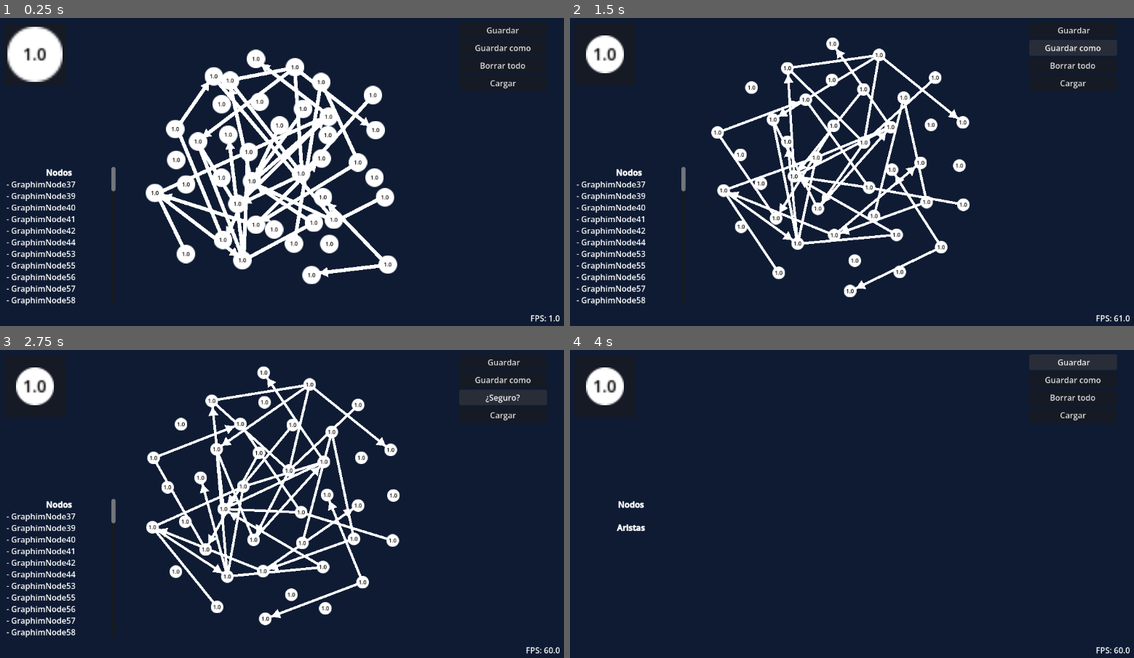
Above: before the commit, frames 1-4 (two rows, left to right).
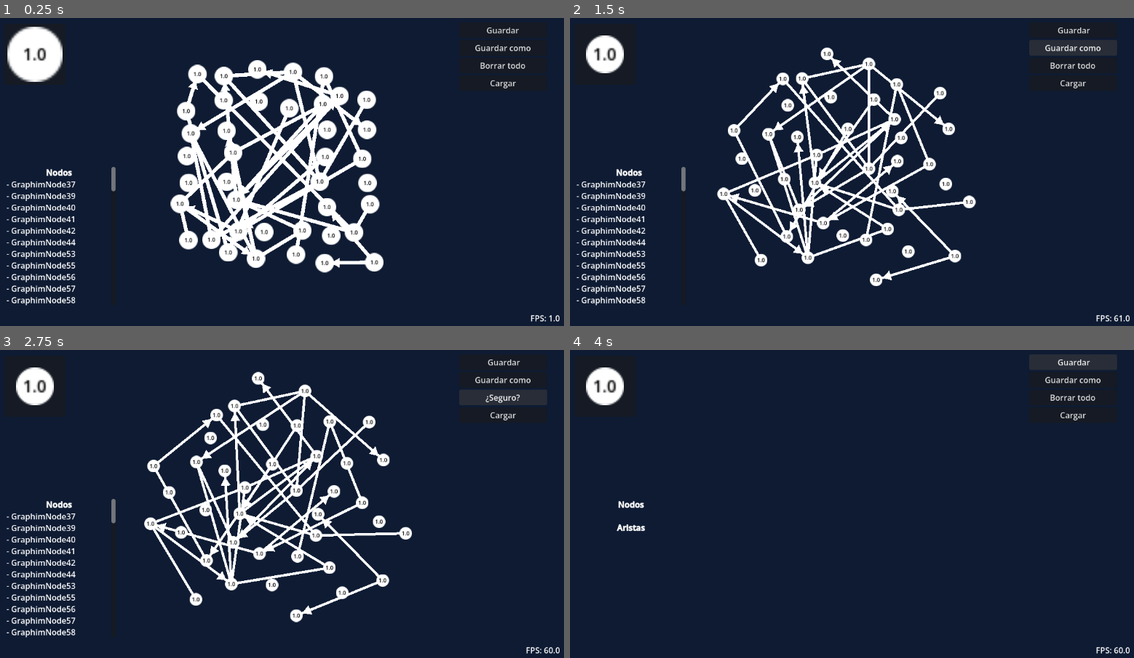
Above: after the commit, the same moments.

Repository: Andresit1524/graphim
Game: Godot game, scene res://test/world.tscn
The game is run twice, just before and just after one commit, with the same random seed, the same clock (stepped at 60 frames per second) and the same inputs.
Inputs:
- Up to frame 1 (0.25 s): no input
- Up to frame 2 (1.5 s): click "Guardar" at 0.5 s; click "Guardar como" at 1.25 s
- Up to frame 3 (2.75 s): click "Borrar todo" at 2 s
- Up to frame 4 (4 s): click "¿Seguro?" at 2.75 s; click "(*) Guardar" at 3.5 s

The runs differ from the first frame. In frame 1, 13% of the frame differs, in the area x 25-71%, y 10-87%; in frame 2, 12%; in frame 3, 12%; in frame 4, nothing differs.

Commit message:
Refactor y optimización en físicas

Diff:
--- a/assets/graph_edge/graphim_edge.gd
+++ b/assets/graph_edge/graphim_edge.gd
@@ -15,10 +15,6 @@
 		if not is_node_ready(): await ready
 		arrowhead_size = value
 		if value: queue_redraw()
-## Longitud de la arista
-@export var length: float = 200.0
-## Fuerza de Hooke para los nodos que conecta
-@export var hooke_force: float = 50
 
 
 @onready var curve: Line2D = $Curve
@@ -53,9 +49,6 @@
 
 	# Omite el procesamiento si no hubo movimiento significativo
 	if not data.has_significant_movement(last_start_global, last_end_global): return
-
-	# Aplica las fuerzas físicas de atracción
-	_apply_hooke(_delta)
 
 	last_start_global = start_global
 	last_end_global = end_global
@@ -160,21 +153,6 @@
 #endregion
 
 
-#region Físicas
-
-
-## Atrae a los nodos que conecta usando la ley de hooke
-func _apply_hooke(_delta: float) -> void:
-	var distance := (data.end_node.global_position - data.start_node.global_position)
-	var force := (distance.normalized() * length - distance) * hooke_force
-
-	data.end_node.hooke_force += force / 2
-	data.start_node.hooke_force -= force / 2
-
-
-#endregion
-
-
 #region Setters y getters
 
 
--- a/assets/graph_node/graphim_node.gd
+++ b/assets/graph_node/graphim_node.gd
@@ -1,16 +1,5 @@
 ## Nodo de grafo con comportamientos de arrastre
 class_name GraphimNode extends DraggableObject
-
-
-const GRAVITY_MIN_RADIUS_SQUARED := 2000
-
-
-## Fuerza de repulsión
-@export var repulsion_force: float = 4e6
-## Fuerza de repulsión al centro
-@export var center_repulsion: float = 0.05
-## Fricción del movimiento
-@export var damping: float = 0.2
 
 
 @onready var data: NodeData = $Data
@@ -27,8 +16,8 @@
 		disabled = value
 		_disable(value)
 
-## Fuerza de la arista por la ley de Hooke
-var hooke_force: Vector2
+## Fuerza aplicada sobre el nodo
+var force: Vector2
 
 
 func _ready() -> void:
@@ -44,8 +33,7 @@
 func _physics_process(delta: float) -> void:
 	var current_pos := global_position
 
-	# Aplica la fuerza sobre si mísmo y actualiza la posición
-	_apply_repulsion(delta)
+	# Actualiza la última posición
 	last_global_pos = current_pos
 
 	# Necesario para que funcione el arrastre con el mouse
@@ -134,24 +122,9 @@
 	last_global_pos = global_position
 
 
-## Aplica las fuerzas sobre el objeto
-func _apply_repulsion(delta: float) -> void:
+## Aplica las fuerzas sobre el objeto dada la fricción a usar. Se usa desde afuera
+func apply_forces(delta: float, damping: float) -> void:
 	if disabled: return
-
-	var nodes := get_tree().get_nodes_in_group(&"nodes")
-	var force := Vector2.ZERO
-
-	# Calculamos la sumatoria de cada repulsión de los otros nodos
-	for node: GraphimNode in nodes:
-		if node == self: continue
-		force += _coulomb(node.global_position)
-
-	# Aplicamos la fuerza de gravedad al centro
-	force += _apply_inverse_gravity()
-	force += hooke_force
-
-	# Limpiamos la fuerza para la siguiente iteración de las aristas
-	hooke_force = Vector2.ZERO
 
 	# Aplica Verlet con fricción sobre la velocidad (el desplazamiento)
 	var inertia := (global_position - last_global_pos) * (1.0 - damping)
@@ -159,22 +132,6 @@
 
 	# Usamos el motor de Godot para mover y detenernos si hay colisión
 	move_and_collide(displacement)
-
-
-## Aplica la gravedad a la inversa, empujando hacia el centro del mundo 2D
-func _apply_inverse_gravity() -> Vector2:
-	var distance := -global_position
-	if distance.length_squared() < GRAVITY_MIN_RADIUS_SQUARED: return Vector2.ZERO
-
-	return distance.normalized() * center_repulsion * distance.length_squared()
-
-
-## Calcula la repulsión usando la ley de Coulomb para un punto dado (posición global)
-func _coulomb(point_pos: Vector2) -> Vector2:
-	var distance := global_position - point_pos
-
-	# Evitamos división por cero y suavizamos la fuerza en distancias cortas (+ 100)
-	return distance.normalized() * repulsion_force / (distance.length_squared() + 100.0)
 
 
 #endregion
--- a/test/world.gd
+++ b/test/world.gd
@@ -6,6 +6,20 @@
 @export var node_scene: PackedScene
 ## Escena de una arista
 @export var edge_scene: PackedScene
+
+@export_group("Nodes physics")
+## Fuerza de repulsión
+@export var repulsion_force: float = 4e6
+## Fuerza de repulsión al centro
+@export var center_repulsion: float = 0.05
+## Fricción del movimiento
+@export var damping: float = 0.2
+
+@export_group("Edges physics")
+## Longitud de la arista
+@export var length: float = 200.0
+## Fuerza de Hooke para los nodos que conecta
+@export var hooke_force: float = 50
 
 
 ## Lista de botones
@@ -52,6 +66,10 @@
 	_update_edge_names()
 
 
+func _physics_process(delta: float) -> void:
+	_make_and_apply_forces(delta)
+
+
 #region Manejo del GraphData
 
 
@@ -101,6 +119,69 @@
 #endregion
 
 
+#region Físicas
+
+
+## Aplica las fuerzas sobre todos los nodos
+func _make_and_apply_forces(delta: float) -> void:
+	var graph_nodes := nodes.get_children()
+	var graph_edges := edges.get_children()
+
+	# Resetea y aplica gravedad inversa
+	for node: GraphimNode in graph_nodes:
+		node.force = _apply_inverse_gravity(node)
+
+	# Repulsión y gravedad inversa entre los nodos aprovechando la simetria de Coulomb
+	for i in graph_nodes.size():
+		for j in i:
+			var node_a = graph_nodes[i]
+			var node_b = graph_nodes[j]
+			var current_force := _coulomb(node_b.global_position, node_a.global_position)
+
+			node_a.force += current_force
+			node_b.force += -current_force
+
+	# Atracción entre nodos de una arista
+	for edge: GraphimEdge in graph_edges:
+		var start := edge.data.start_node
+		var end := edge.data.end_node
+		var current_force := _hooke(start, end)
+
+		start.force -= current_force / 2
+		end.force += current_force / 2
+
+	# Aplica la fuerza a cada nodo
+	for node: GraphimNode in graph_nodes:
+		node.apply_forces(delta, damping)
+
+
+## Calcula la repulsión usando la ley de Coulomb para un par de posiciones globales
+func _coulomb(from: Vector2, to: Vector2) -> Vector2:
+	var distance := to - from
+
+	# Evitamos división por cero y suavizamos la fuerza en distancias cortas (+ 100)
+	return distance.normalized() * repulsion_force / (distance.length_squared() + 100.0)
+
+
+## Calcula la fuerza que conecta dos nodos usando la ley de hooke
+func _hooke(from: GraphimNode, to: GraphimNode) -> Vector2:
+	var distance := to.global_position - from.global_position
+	var force := (distance.normalized() * length - distance) * hooke_force
+
+	return force
+
+
+## Aplica la gravedad a la inversa, empujando hacia el centro del mundo 2D
+func _apply_inverse_gravity(node: GraphimNode) -> Vector2:
+	var distance := -node.global_position
+	if distance.length_squared() < Constants.EPSILON: return Vector2.ZERO
+
+	return distance.normalized() * center_repulsion * distance.length_squared()
+
+
+#endregion
+
+
 #region Interfaz y entrada
 
 
